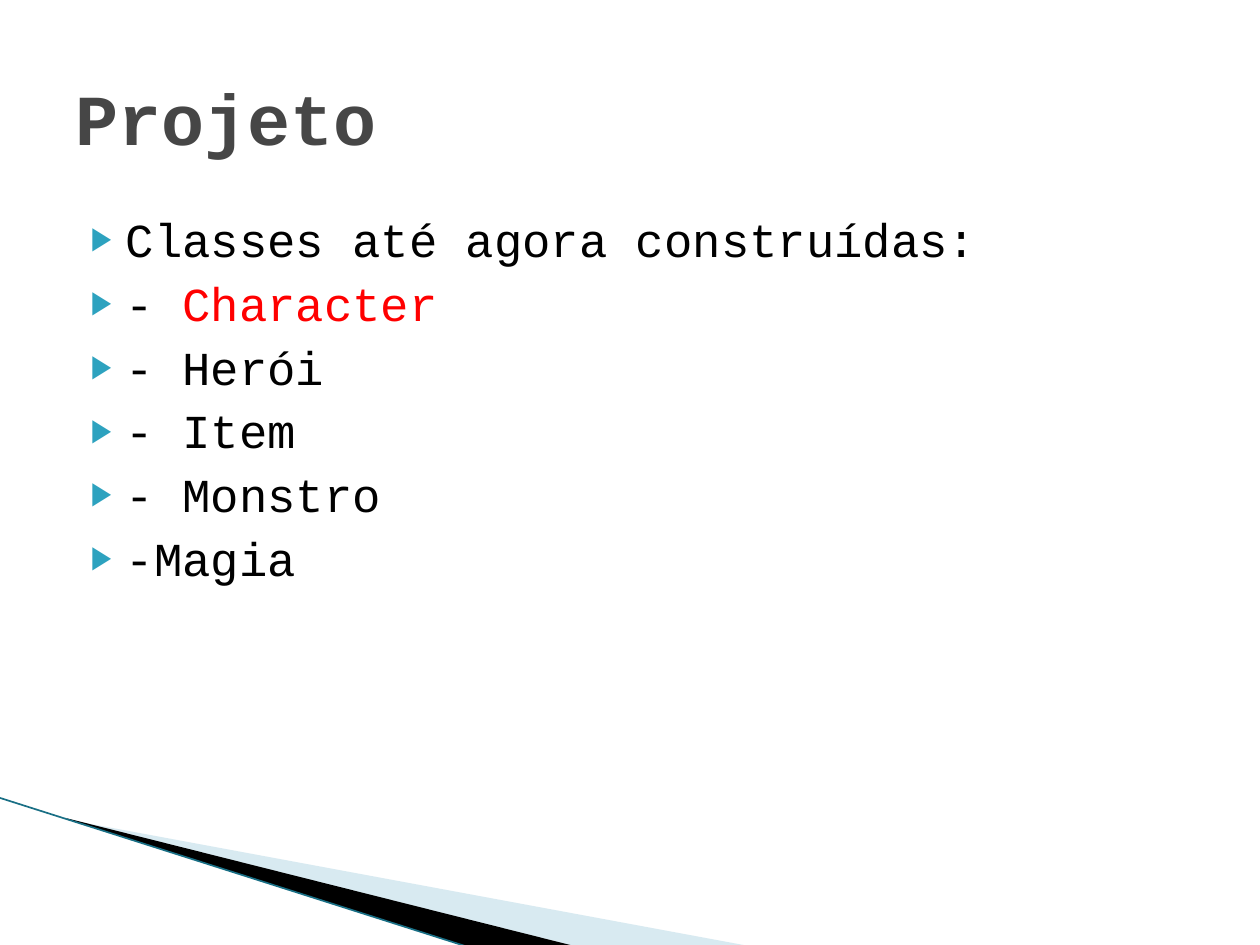
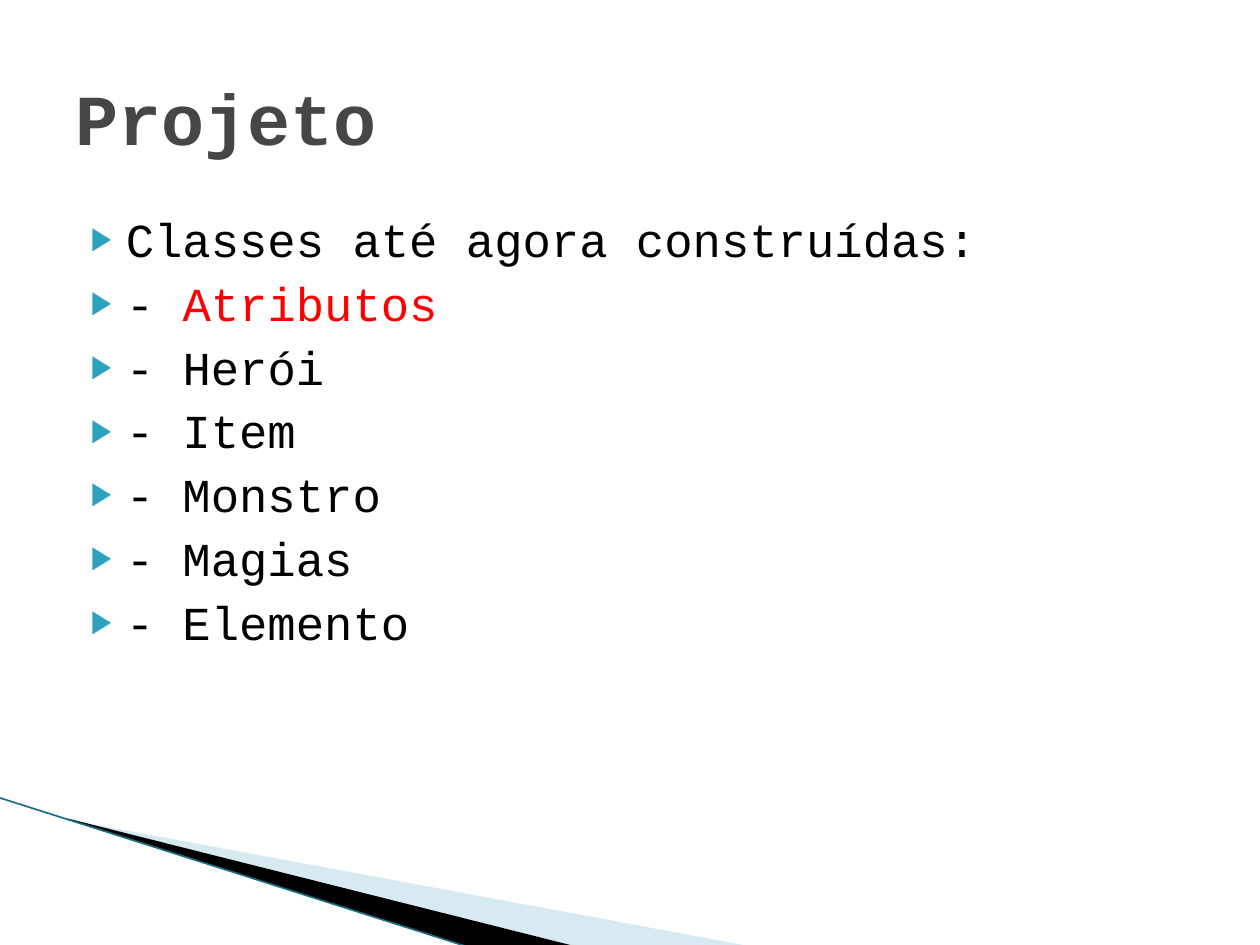
Before and after one commit to Sairaf/RPG, a slide deck: slide 6 of Trabalho final Prog2.pptx (slide 8 before the commit). Drawn at 1260x945 pixels with LibreOffice and Linux fonts; fonts in the diff are those of the drawing; background and template pictures are left out. Boxes give left, top, right and bottom in pixels: in the first picture for what was removed or moved away, otherwise in the second. Text is boxed around its words. In the diff, an @@ line names an element or a change of style, - is before the commit and + after.

```diff
--- a/Trabalho final Prog2.pptx
+++ b/Trabalho final Prog2.pptx
@@ text at (183, 287, 438, 322): text changed @@
-▶ - Character
+▶ - Atributos
@@ text at (182, 542, 409, 641): text changed @@
-▶ -Magia
+▶ - Magias
+▶ - Elemento
```
Also in this commit, not shown: 5 other slides changed, 14 slides added, 2 slides removed.
